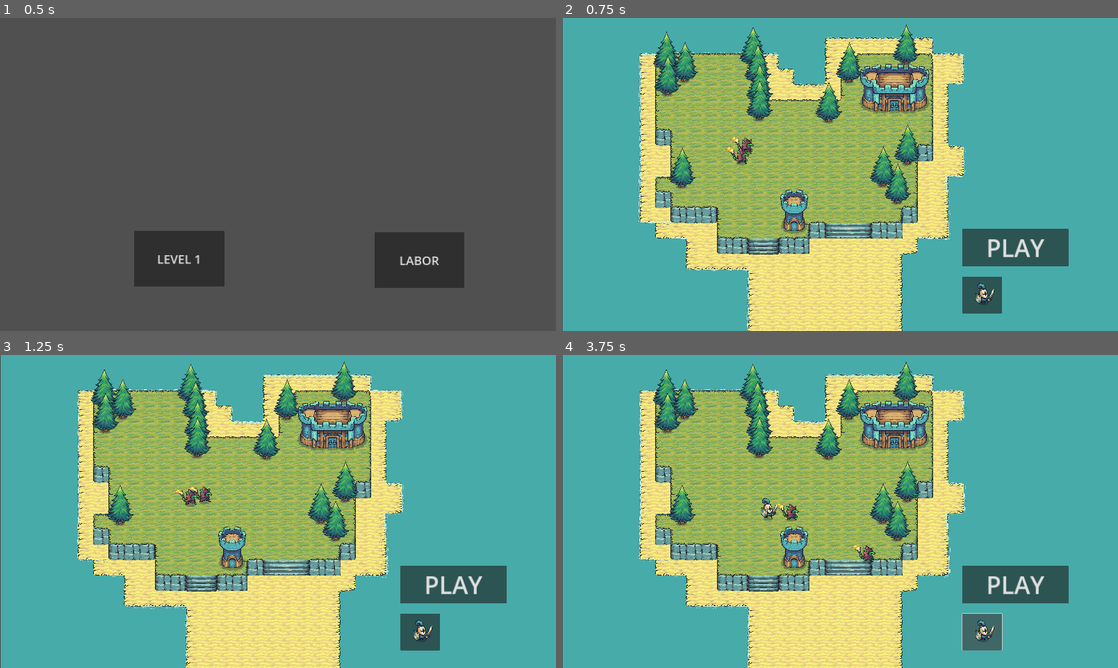
Above: before the commit, frames 1-4 (two rows, left to right).
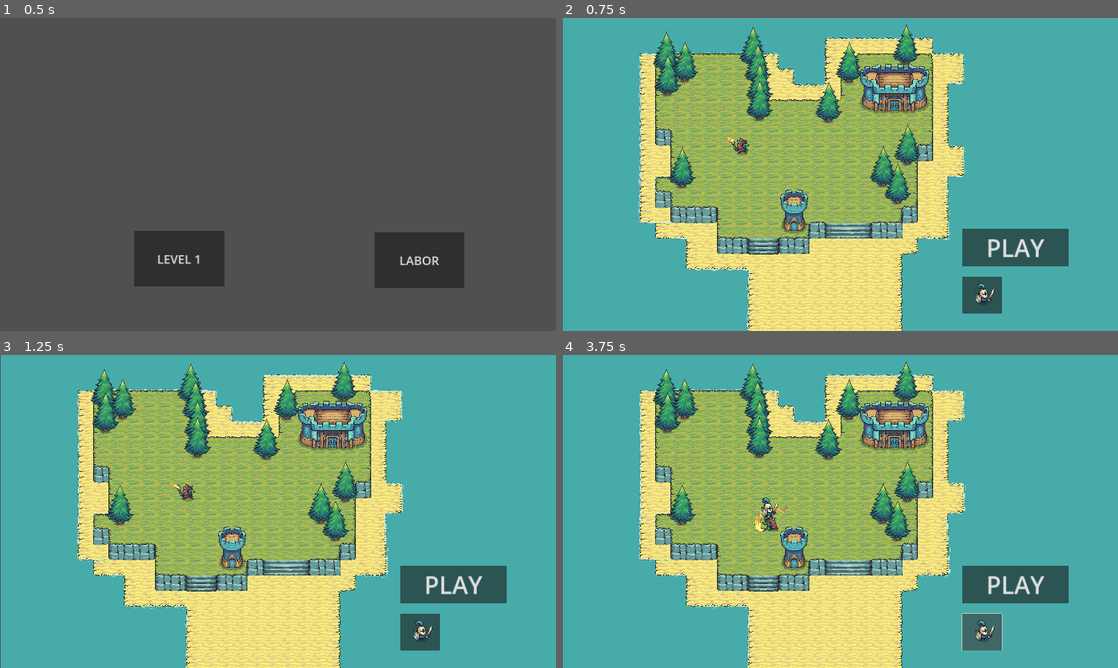
Above: after the commit, the same moments.

Repository: fghwer/Tinyswords
Game: Godot game, scene res://start.tscn
Same seed, same stepped clock (60 frames per second), same inputs: the game is played once before the commit and once after it.
Inputs (mouse positions are in pixels of both pictures, inside the frame that each line leads up to):
- Up to frame 1 (0.5 s): no input
- Up to frame 2 (0.75 s): click "LEVEL 1" at 0.5 s
- Up to frame 3 (1.25 s): no input
- Up to frame 4 (3.75 s): click "PLAY" at 1.25 s; click "PLAY" at 2 s; click (984, 633) at 2.75 s; click (984, 633) at 3.5 s

Frame 1 is identical in both runs. In frame 2, 0.3% of the frame differs, in the area x 29-35%, y 38-48%; in frame 3, 0.3%; in frame 4, 0.5%, in the area x 34-57%, y 45-67%.
Error before the commit: Invalid access to property or key 'position' on a base object of type 'null instance'. (res://level_1.gd:14)

Commit message:
nav2d

Diff:
--- a/goblin.tscn
+++ b/goblin.tscn
@@ -197,6 +197,10 @@
 shape = SubResource("CircleShape2D_geoxk")
 
 [node name="NavigationAgent2D" type="NavigationAgent2D" parent="."]
+path_desired_distance = 50.0
+path_max_distance = 300.0
+avoidance_layers = 0
+avoidance_mask = 0
 
 [connection signal="body_entered" from="detection_area" to="." method="_on_detection_area_body_entered"]
 [connection signal="body_exited" from="detection_area" to="." method="_on_detection_area_body_exited"]
--- a/level_1.tscn
+++ b/level_1.tscn
@@ -901,9 +901,9 @@
 }]
 
 [sub_resource type="NavigationPolygon" id="NavigationPolygon_1vwuo"]
-vertices = PackedVector2Array(379, 759, 258, 633, 168, 290, 799, 287, 1143, 308, 898, 485, 536, 696, 642, 826, 642, 763, 700, 768, 1019, 1147, 700, 705, 896, 763, 1026, 837, 855, 49, 1145, 47, 386, 1147, 514, 826, 620, 701, 536, 730, 516, 766)
-polygons = Array[PackedInt32Array]([PackedInt32Array(0, 1, 2, 3, 4, 5, 6), PackedInt32Array(7, 8, 9, 10), PackedInt32Array(10, 9, 11, 12, 13), PackedInt32Array(5, 12, 11), PackedInt32Array(14, 15, 4, 3), PackedInt32Array(10, 16, 0, 17), PackedInt32Array(5, 11, 18, 6), PackedInt32Array(0, 6, 19, 20), PackedInt32Array(0, 20, 17), PackedInt32Array(10, 17, 7)])
-outlines = Array[PackedVector2Array]([PackedVector2Array(386, 1147, 379, 759, 258, 633, 168, 290, 799, 287, 855, 49, 1145, 47, 1143, 308, 898, 485, 896, 763, 1026, 837, 1019, 1147), PackedVector2Array(514, 826, 642, 826, 642, 763, 700, 768, 700, 705, 620, 701, 536, 696, 536, 730, 516, 766)])
+vertices = PackedVector2Array(379, 759, 258, 633, 168, 290, 799, 287, 1143, 308, 898, 485, 536, 696, 1019, 1147, 700, 768, 700, 705, 896, 763, 1026, 837, 855, 49, 1145, 47, 386, 1147, 514, 826, 642, 826, 516, 766)
+polygons = Array[PackedInt32Array]([PackedInt32Array(0, 1, 2, 3, 4, 5, 6), PackedInt32Array(7, 8, 9, 10, 11), PackedInt32Array(5, 10, 9), PackedInt32Array(12, 13, 4, 3), PackedInt32Array(7, 14, 0, 15), PackedInt32Array(16, 8, 7), PackedInt32Array(5, 9, 6), PackedInt32Array(0, 6, 17), PackedInt32Array(0, 17, 15), PackedInt32Array(7, 15, 16)])
+outlines = Array[PackedVector2Array]([PackedVector2Array(386, 1147, 379, 759, 258, 633, 168, 290, 799, 287, 855, 49, 1145, 47, 1143, 308, 898, 485, 896, 763, 1026, 837, 1019, 1147), PackedVector2Array(514, 826, 642, 826, 700, 768, 700, 705, 536, 696, 516, 766)])
 
 [node name="Level_1" type="Node2D"]
 position = Vector2(386, 146)
@@ -1600,9 +1600,6 @@
 tile_set = SubResource("TileSet_b4pgb")
 format = 2
 layer_0/tile_data = PackedInt32Array(786438, 0, 7, 786439, 131072, 7, 720904, 65536, 2, 720905, 131072, 2, 786440, 0, 3 …(1132 unchanged characters)…
-
-[node name="Goblin2" parent="." instance=ExtResource("12_uw7pd")]
-position = Vector2(343, 416)
 
 [node name="Marker2D" type="Marker2D" parent="."]
 position = Vector2(773, 472)
@@ -1629,8 +1626,10 @@
 
 [node name="NavigationRegion2D" type="NavigationRegion2D" parent="."]
 navigation_polygon = SubResource("NavigationPolygon_1vwuo")
-
-[node name="NavigationAgent2D" type="NavigationAgent2D" parent="NavigationRegion2D"]
+use_edge_connections = false
+
+[node name="Goblin_Target" type="Marker2D" parent="."]
+position = Vector2(800, 1000)
 
 [connection signal="pressed" from="ButtonPlay" to="." method="_on_button_play_pressed"]
 [connection signal="pressed" from="ButtonPlay" to="." method="_on_button_pressed"]
